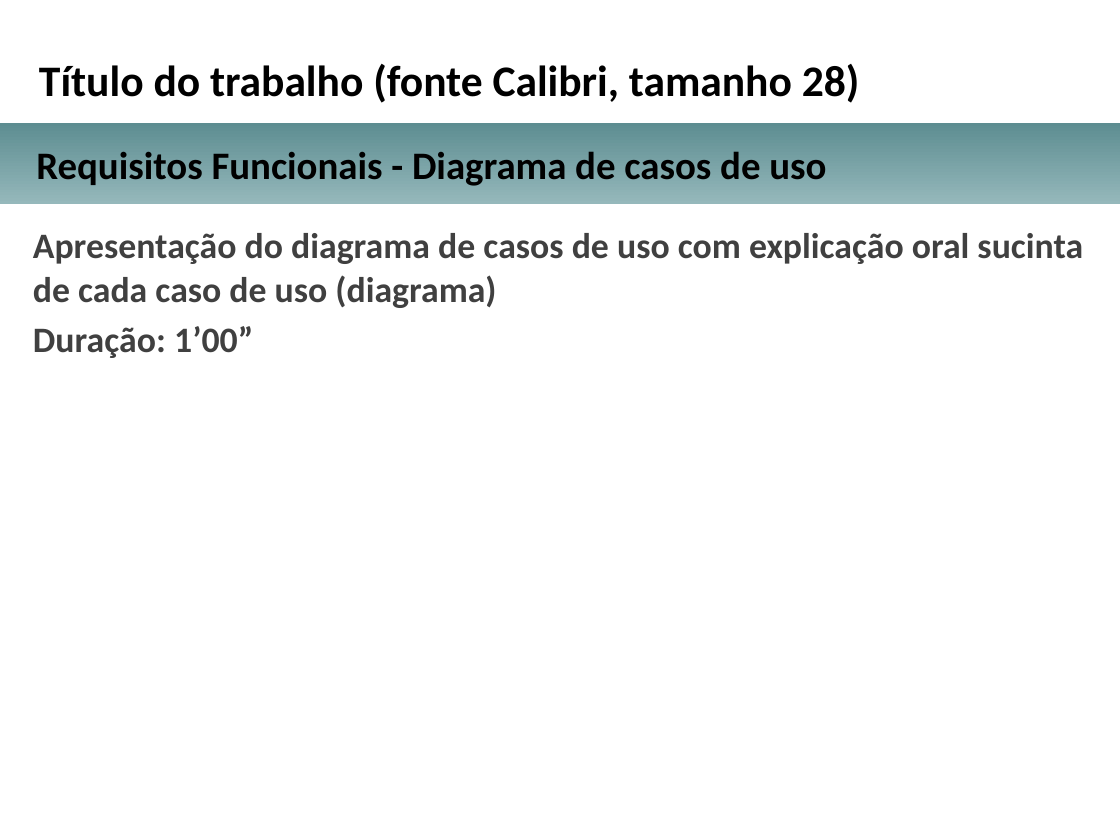
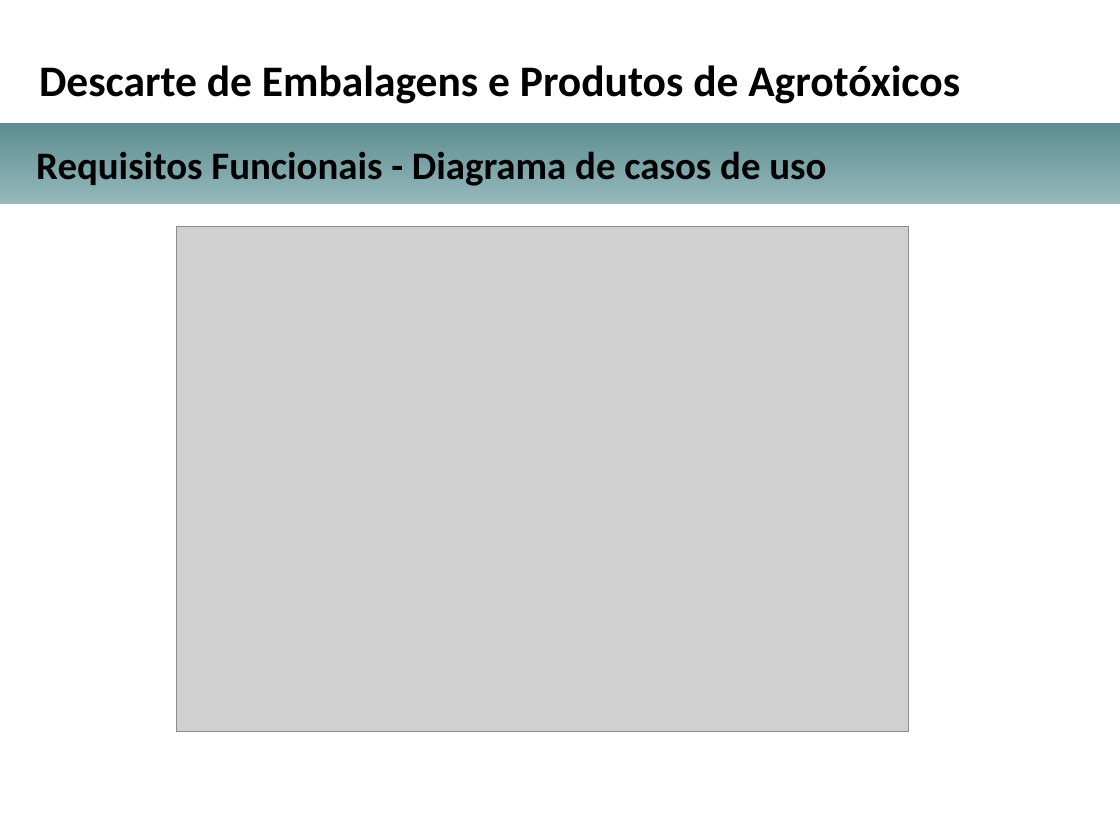
Before and after one commit to michellerodrigues/AgendamentoLambda, a slide deck: slide 3 of docs_tcc/apresentacao_projeto_arquitetural_TCC.pptx. Drawn at 1120x840 pixels with LibreOffice and Linux fonts; fonts in the diff are those of the drawing; grey boxes stand for pictures; background and template pictures are left out. Boxes give left, top, right and bottom in pixels: in the first picture for what was removed or moved away, otherwise in the second. Text is boxed around its words. In the diff, an @@ line names an element or a change of style, - is before the commit and + after.

```diff
--- a/docs_tcc/apresentacao_projeto_arquitetural_TCC.pptx
+++ b/docs_tcc/apresentacao_projeto_arquitetural_TCC.pptx
@@ text at (39, 65, 960, 104): text changed @@
-Título do trabalho (fonte Calibri, tamanho 28)
+Descarte de Embalagens e Produtos de Agrotóxicos
@@ text removed at (33, 233, 1083, 358) @@
-Apresentação do diagrama de casos de uso com explicação oral sucinta de cada caso de uso (diagrama)
-Duração: 1’00”
@@ picture added at (176, 226, 908, 731) @@
```
Also in this commit, not shown: 3 other slides changed, 7 slides added, 7 slides removed, 1 other file.
